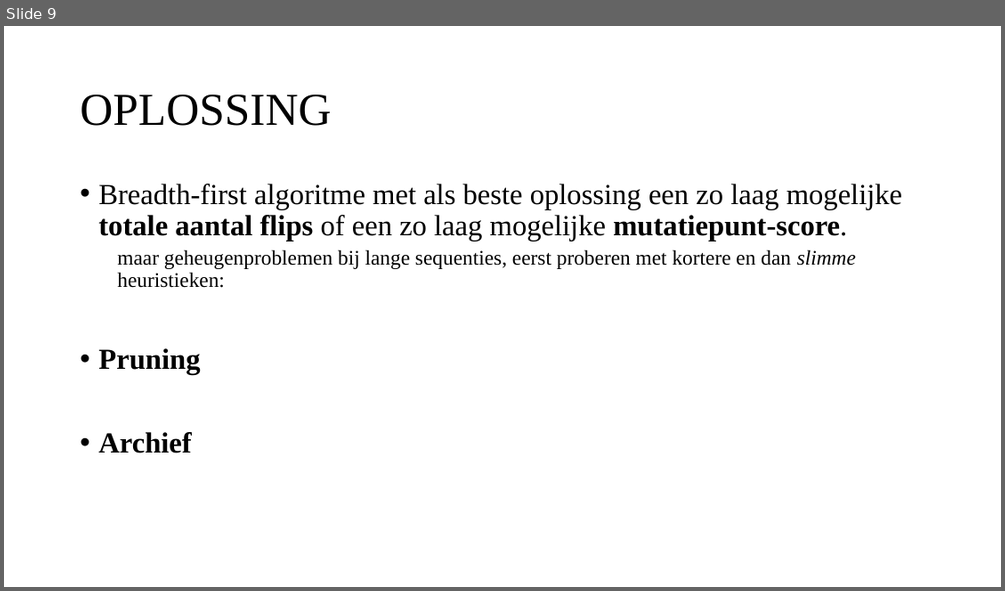
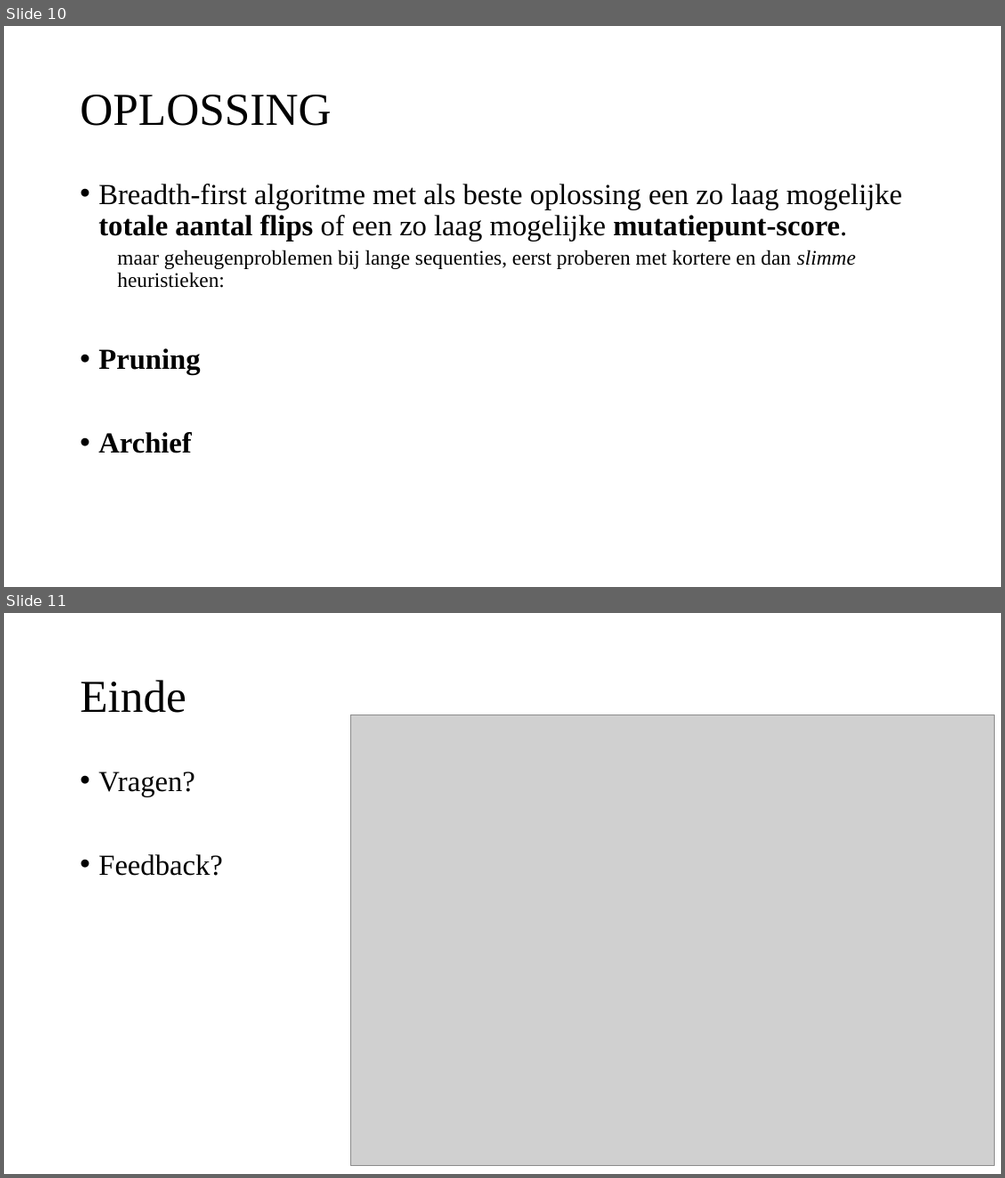
Before and after one commit to Leanderrr/fruitvliegen, a slide deck: Powerpont 1.pptx. Shown one above the other, each under a label of ours: slide 9 before the commit, slides 10 and 11 after it. The pictures are 1005x591 and 1005x1178 pixels, drawn with LibreOffice and Linux fonts; fonts in the diff are those of the drawing; grey boxes stand for pictures. Boxes give left, top, right and bottom in pixels: in the first picture for what was removed or moved away, otherwise in the second. Text is boxed around its words. In the diff, an @@ line names an element or a change of style, - is before the commit and + after.

```diff
--- a/Powerpont 1.pptx
+++ b/Powerpont 1.pptx
@@ slide 11 added at <box>4,613,1001,1174</box>, background #FFFFFF @@
@@ title added at <box>80,680,186,713</box>, 44 pt, text #000000 @@
+Einde
@@ picture added at <box>351,714,995,1165</box> @@
@@ text added at <box>98,771,222,876</box>, 28 pt, text #000000 @@
+• Vragen?
+• Feedback?
@@ what was slide 9 is now slide 10 @@
```
Also in this commit, not shown: 2 slides changed, 1 other slide added, 1 slide removed, 2 other files.
